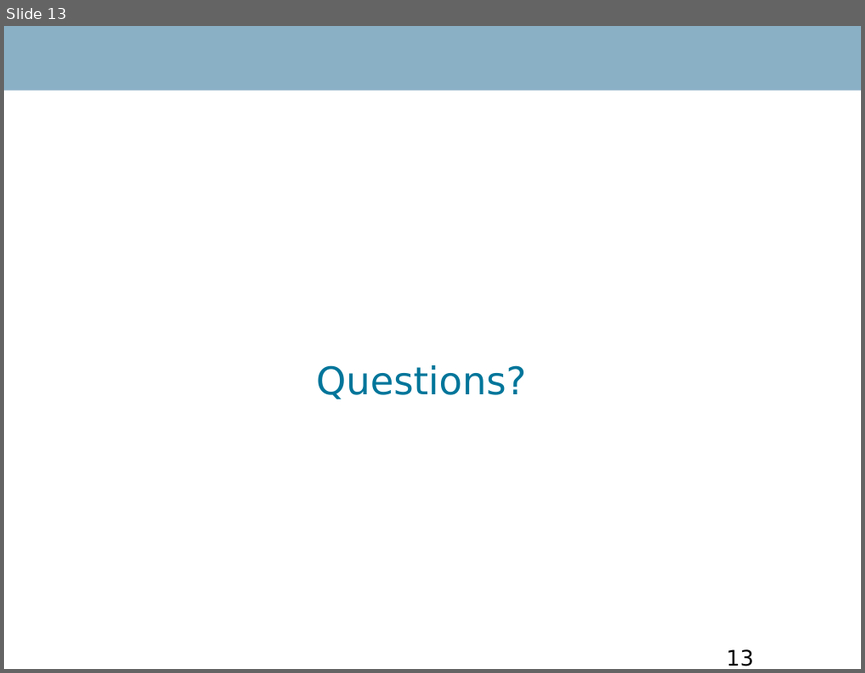
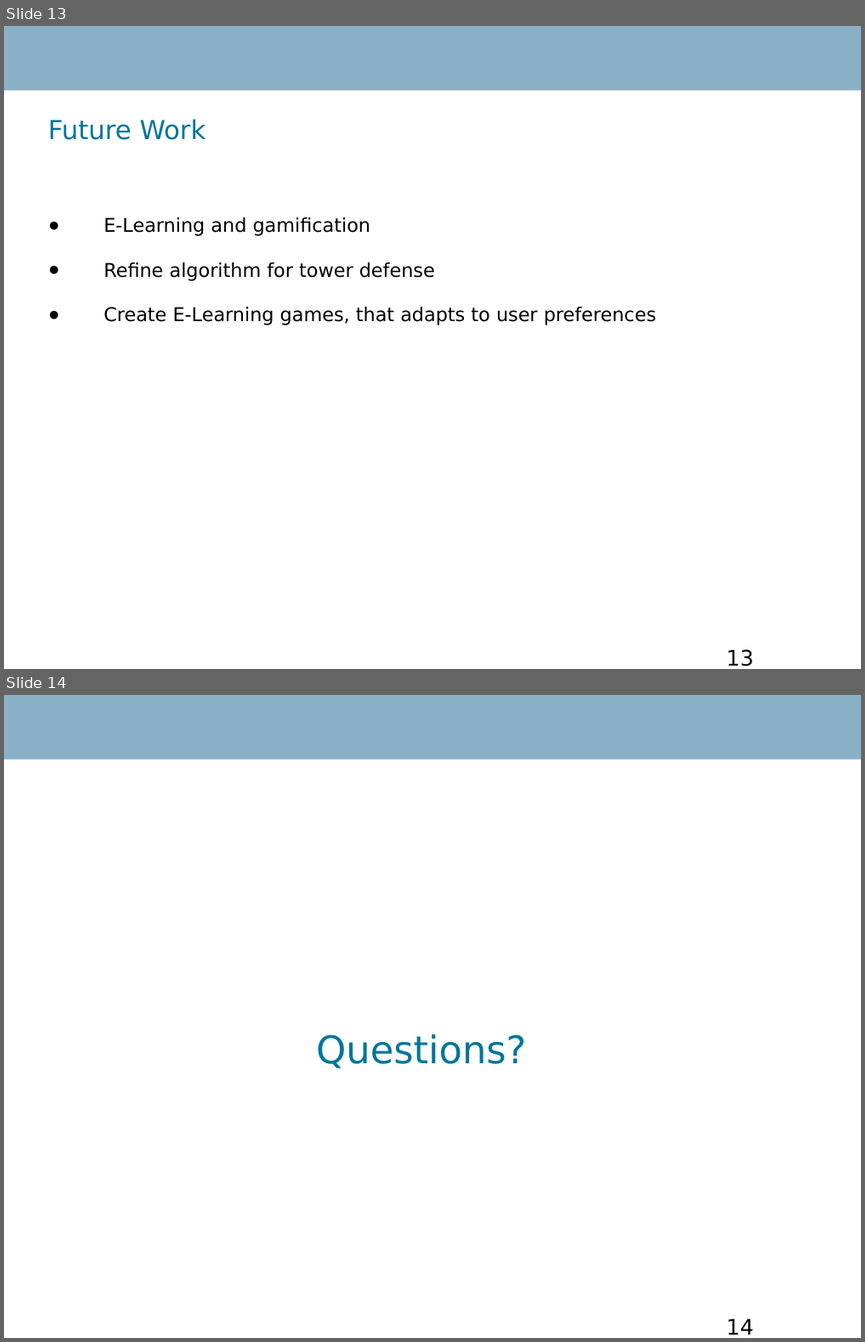
Before and after one commit to RobinTo/AdaptiveGame, a slide deck: IKT411 Advanced Project Report/presentation.ppt. Shown one above the other, each under a label of ours: slide 13 before the commit, slides 13 and 14 after it. The pictures are 865x673 and 865x1342 pixels, drawn with LibreOffice and Linux fonts; fonts in the diff are those of the drawing; background and template pictures are left out. Boxes give left, top, right and bottom in pixels: in the first picture for what was removed or moved away, otherwise in the second. Text is boxed around its words. In the diff, an @@ line names an element or a change of style, - is before the commit and + after.

```diff
--- a/IKT411 Advanced Project Report/presentation.ppt
+++ b/IKT411 Advanced Project Report/presentation.ppt
@@ slide 13 added at box(4, 26, 861, 669), background #FFFFFF; not listed: 1 template element that a slide beside it also shows @@
@@ title added at box(48, 119, 206, 140), 22 pt, text #00759A @@
+Future Work
@@ text added at box(103, 217, 656, 325), 16 pt, text #000000 @@
+● E-Learning and gamification
+● Refine algorithm for tower defense
+● Create E-Learning games, that adapts to user preferences
@@ page number added at box(726, 649, 754, 666), 18 pt, text #000000 @@
+13
@@ what was slide 13 is now slide 14 @@
@@ page number at box(726, 1318, 754, 1334): text changed @@
-13
+14
```
Also in this commit, not shown: 3 slides changed, 8 other slides added, 8 slides removed, 9 other files.
